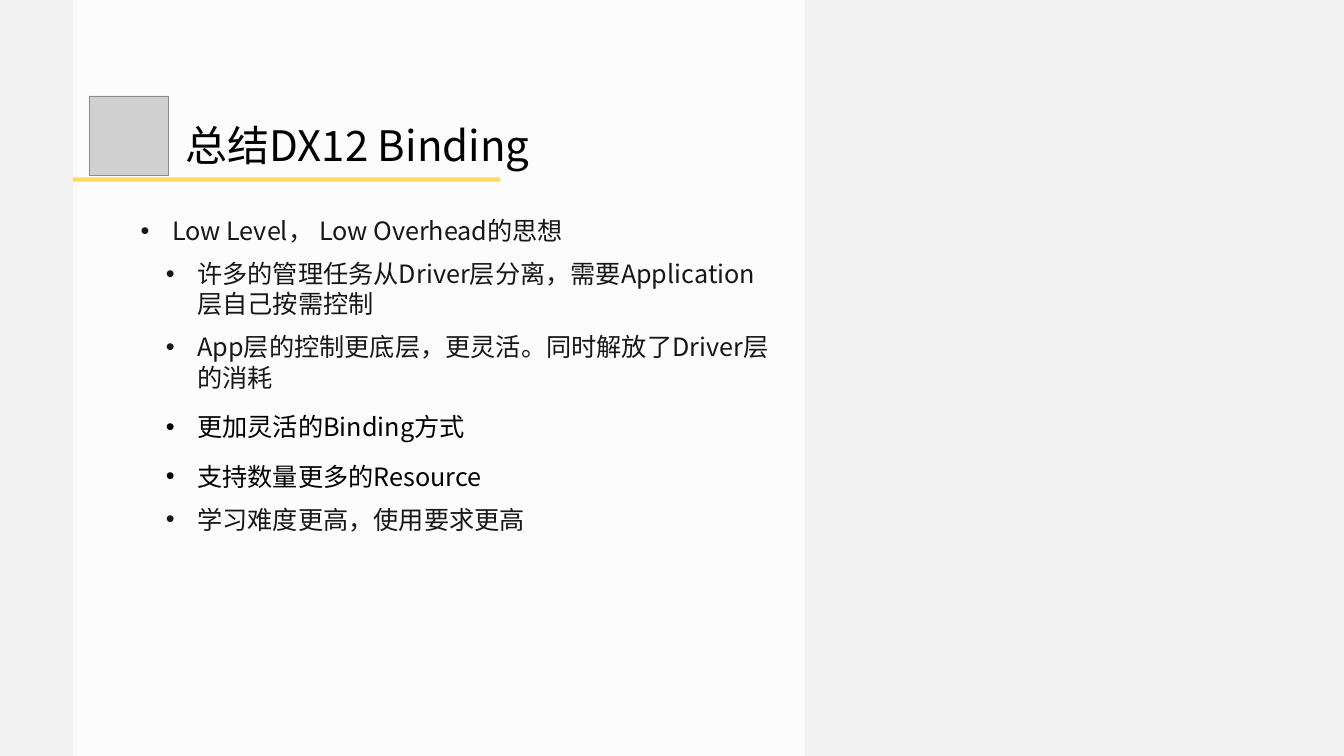
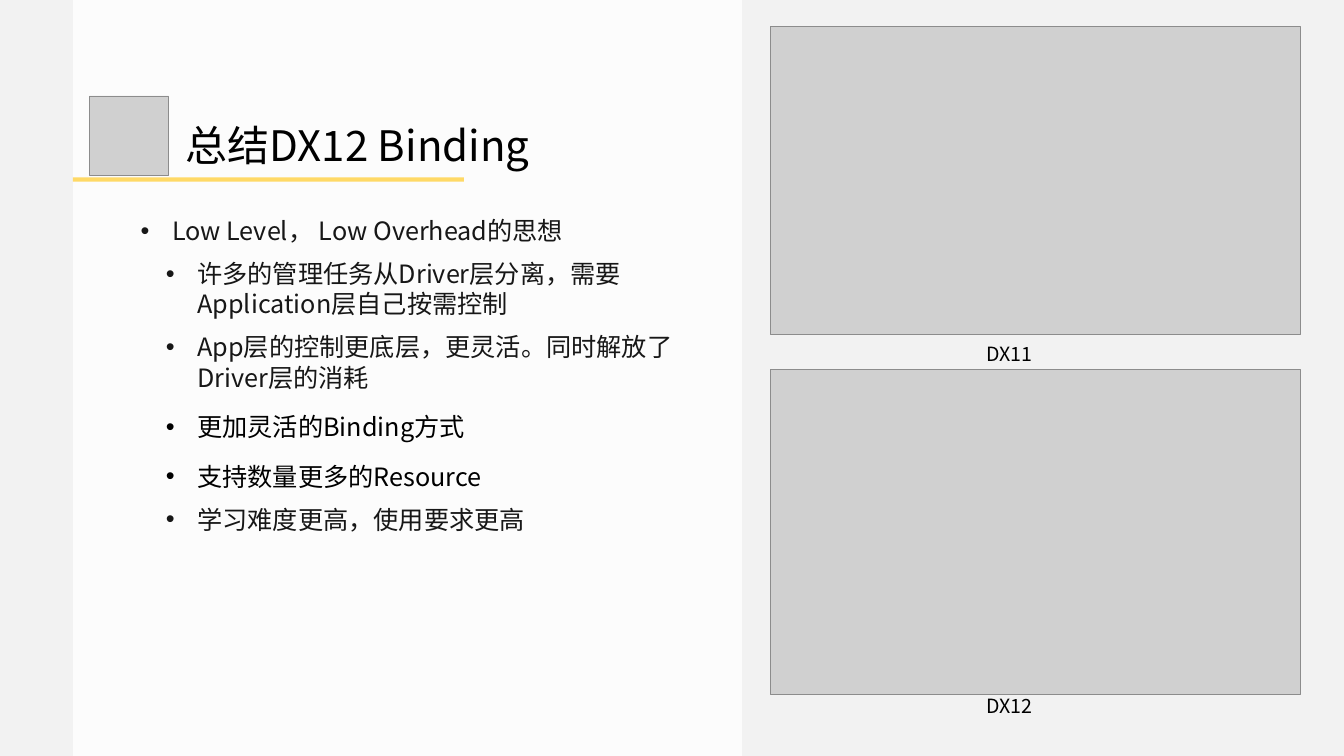
Before and after one commit to doomlover/KSGameEngineTutorials, a slide deck: slide 31 of PPTs/05.深入DX12绘制二.pptx. Drawn at 1344x756 pixels with LibreOffice and Linux fonts; fonts in the diff are those of the drawing; grey boxes stand for pictures. Boxes give left, top, right and bottom in pixels: in the first picture for what was removed or moved away, otherwise in the second. Text is boxed around its words. In the diff, an @@ line names an element or a change of style, - is before the commit and + after.

```diff
--- a/PPTs/05.深入DX12绘制二.pptx
+++ b/PPTs/05.深入DX12绘制二.pptx
@@ rectangle: place and size @@
-rectangle at [73,0,805,756]
+rectangle at [73,0,742,756]
@@ picture added at [770,27,1300,335] @@
@@ rectangle: place and size @@
-rectangle at [73,177,500,181]
+rectangle at [73,177,464,181]
@@ text "Low Level， Low Overhead的思想" rewrapped from [172,219,768,532] to [172,219,672,532] @@
@@ text added at [986,346,1032,361], 28 pt, text #000000 @@
+DX11
@@ picture added at [770,369,1300,694] @@
@@ text added at [986,694,1032,713], 28 pt, text #000000 @@
+DX12
```
Also in this commit, not shown: 15 other slides changed, 2 slides added, 2 slides removed.
